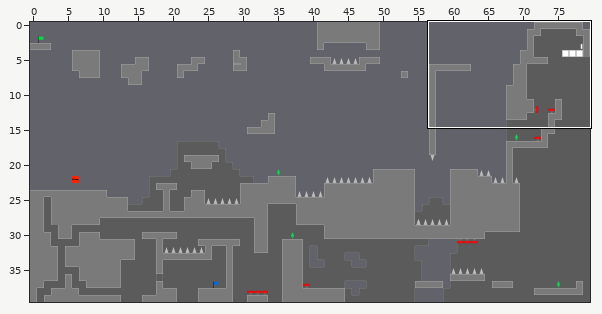
A Tiled map gets an edit: assets/levels/lv1/map.tmx. The first picture is a wide view before the edit; the outline marks the close-up.
Close-up. Before the edit:
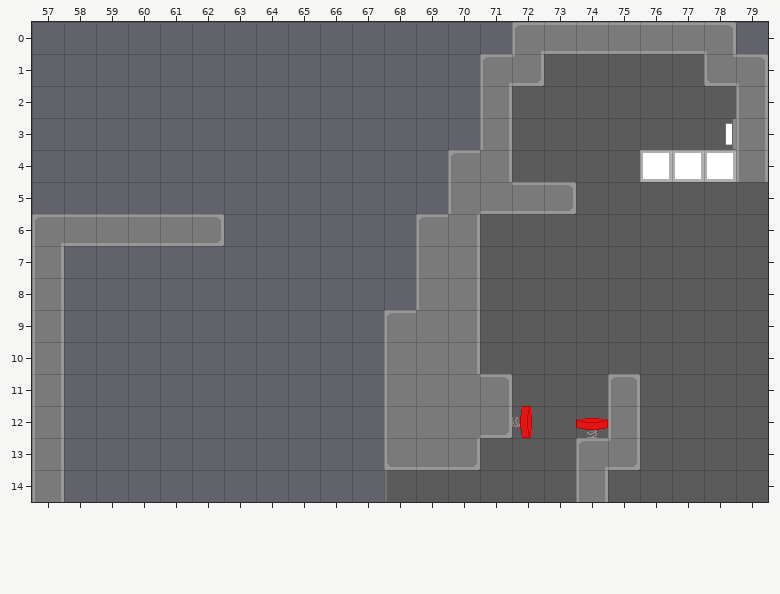
Cells are 40x40 px. Shown: x 57..79, y 0..14.
New version:
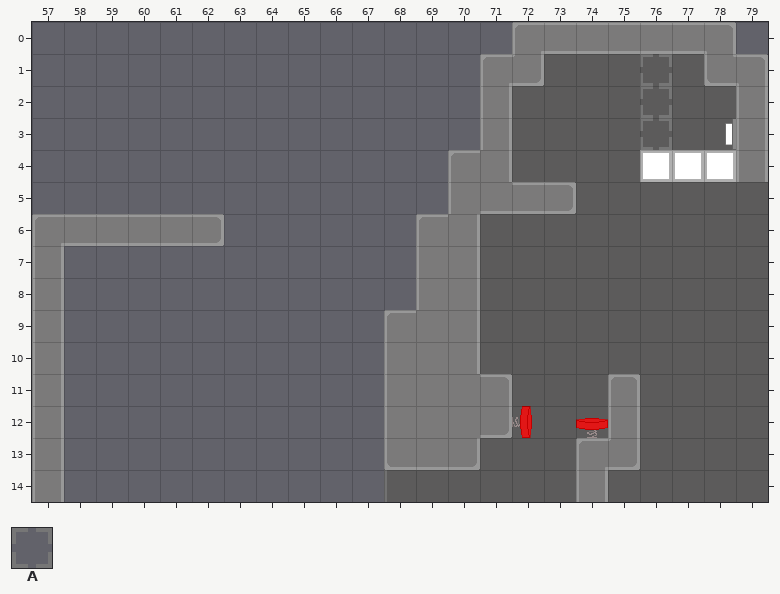
Key: from "Editor-Only Objects": A 8.
Objects are placed by their top-left corner, in cells (3,4 is the top-left corner of cell 3,4); size is 1x1 cell unless given.
The exact change:
Layer "Objects":
A new object: A at 76,1.
A new object: A at 76,2.
A new object: A at 76,3.
